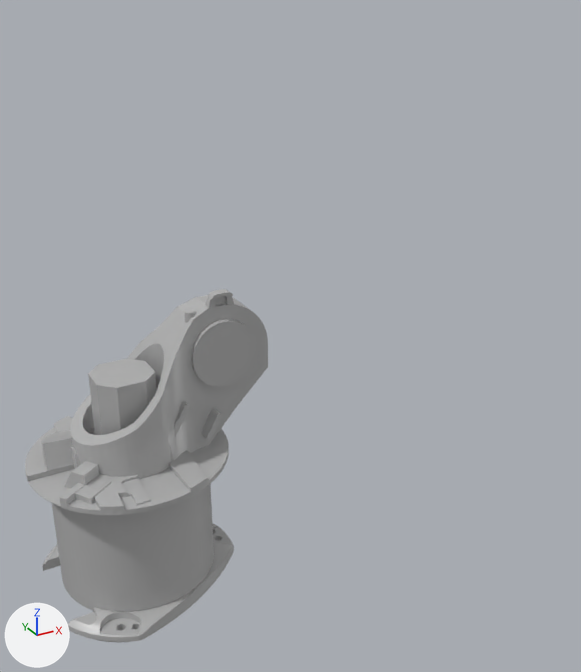
Renders of the COLLADA model roboter/Alle_teile.dae from each side of a commit.
Before and after are seen from a 50 mm lens placed at (-5.2, -18.6, 15.7), pointed at (4.9, -0.2, 6.5). Arrows for +X, +Y and +Z are at lower left; the lights stay in place. Where no turn or scale is listed for an object, it has been applied to the vertices.

Names of what the first picture shows: 'Arm', 'Foot', 'Motor'.
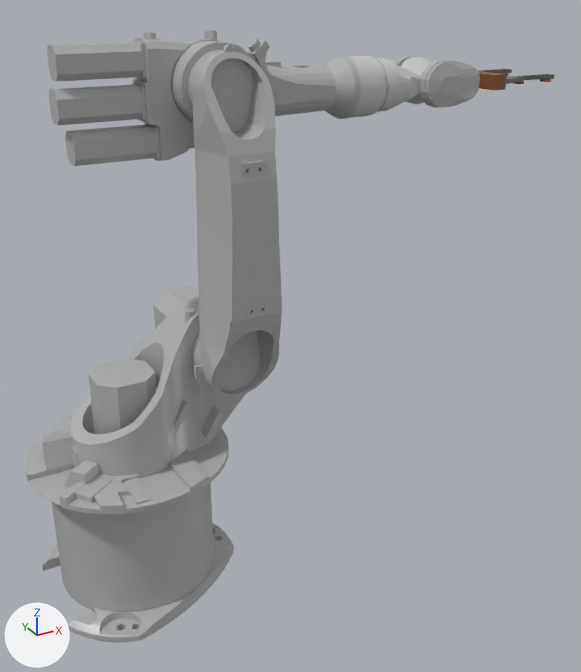
Pixel boxes (x1, y1, x2, y2) of what changed, in the pictures (581 x 672 px):
'Arm', moved: before (25, 289, 268, 515); after (25, 296, 246, 514)
'Arm2', added: after (190, 45, 282, 397)
'Arm3', added: after (132, 30, 361, 161)
'Minimotor1', added: after (47, 41, 146, 82)
'Minimotor2', added: after (49, 84, 145, 125)
'Arm4', added: after (347, 56, 432, 118)
'Minimotor3', added: after (65, 123, 159, 166)
'Arm5', added: after (397, 56, 480, 108)
'Motor_mitte', now drawn: after (153, 285, 199, 328)
'Greifer', added: after (478, 71, 506, 90)
'Arm_rechts', added: after (498, 73, 554, 89)
'Arm_links', added: after (479, 69, 512, 74)
'Cylinder_003_002', added: after (540, 74, 551, 82)
'Cylinder_002_002', added: after (513, 76, 524, 84)

Edits to the bpy script that builds the scene:
```text
Add mat_halter:
    mat_halter = bpy.data.materials.new('Halter')
    # nodes: BsdfPrincipled, Mix, OutputMaterial, VertexColor
    # colours: brown #8e5432
Add mat_black_001:
    mat_black_001 = bpy.data.materials.new('Black_001')
    mat_black_001.use_nodes = True; mat_black_001.node_tree.nodes.clear()
    _N = mat_black_001.node_tree.nodes; _L = mat_black_001.node_tree.links
    n0 = _N.new('ShaderNodeBsdfPrincipled'); n0.name = 'Principled BSDF'
    n0.inputs[2].default_value = 0.44  # 'Roughness'
    n1 = _N.new('ShaderNodeOutputMaterial'); n1.name = 'Material Output'
    n2 = _N.new('ShaderNodeVertexColor'); n2.name = 'Color Attribute'
    n2.layer_name = 'Col'
    _L.new(n0.outputs[0], n1.inputs[0])  # 'BSDF' to 'Surface'
    _L.new(n2.outputs[0], n0.inputs[0])  # 'Color' to 'Base Color'
Add mat_material_007:
    mat_material_007 = bpy.data.materials.new('Material_007')
    # nodes: BsdfPrincipled, Mix, OutputMaterial, VertexColor
    # colours: orange #be8260
Change ob_arm:
    ob_arm.location: (0.0, 0.0, -2.64) -> (0.0, 0.0, 0.0)
Add ob_minimotor3:
    ob_minimotor3 = bpy.data.objects.new('Minimotor3', me_minimotor3)  # 24 vertices, 44 faces; spans x -0.7..1.27, y -0.36..0.36, z 11.91..12.64; in mat_mymaterial_013 (grey #b3b3b3)
    ob_minimotor3.location = (0.0, 0.0, 0.0)
Add ob_minimotor2:
    ob_minimotor2 = bpy.data.objects.new('Minimotor2', me_minimotor2)  # 24 vertices, 44 faces; spans x -0.96..1.0, y -0.36..0.36, z 12.84..13.56; in mat_mymaterial_012 (grey #b3b3b3)
    ob_minimotor2.location = (0.0, 0.0, 0.0)
Add ob_minimotor1:
    ob_minimotor1 = bpy.data.objects.new('Minimotor1', me_minimotor1)  # 24 vertices, 44 faces; spans x -0.89..1.08, y -0.36..0.36, z 13.76..14.49; in mat_mymaterial_011 (grey #b3b3b3)
    ob_minimotor1.location = (0.0, 0.0, 0.0)
Add ob_cylinder_003_002:
    ob_cylinder_003_002 = bpy.data.objects.new('Cylinder_003_002', me_cylinder_007)  # 224 vertices, 440 faces; spans x -3.17..3.17, y -3.17..3.17, z -1.79..1.0; in mat_black_004 (black #252525)
    ob_cylinder_003_002.parent = ob_arm_rechts
    ob_cylinder_003_002.location = (-48.7, -1.403, 0.0032)
    ob_cylinder_003_002.scale = (-1.22, 0.247, 0.359)
Add ob_arm_rechts:
    ob_arm_rechts = bpy.data.objects.new('Arm_rechts', me_cube_005)  # 44 vertices, 74 faces; spans x -54.6..2.6, y -2.0..0.5, z -1.0..1.0; in mat_material_002 (dark grey #676767)
    ob_arm_rechts.parent = ob_greifer
    ob_arm_rechts.location = (1.202, -3.123, -0.0136)
    ob_arm_rechts.rotation_euler = (0.0, 0.0, -3.142)  # degrees (0, 0, -180)
    ob_arm_rechts.scale = (0.203, 0.764, 1.0)
Add ob_greifer:
    ob_greifer = bpy.data.objects.new('Greifer', me_greifer_haupt)  # 87 vertices, 170 faces; spans x -1.07..0.93, y -3.67..3.67, z -0.99..1.01
    ob_greifer.parent = ob_arm5
    ob_greifer.location = (169.7, -1.256, 0.663)
    ob_greifer.scale = (20.0, 30.0, 20.0)
Add ob_arm5:
    ob_arm5 = bpy.data.objects.new('Arm5', me_arm5)  # 820 vertices, 1636 faces; spans x -59.0..148.0, y -96.0..104.0, z -60.0..60.0; in mat_mymaterial_008 (grey #b3b3b3)
    ob_arm5.parent = ob_arm4
    ob_arm5.location = (97.02, -6.175, 0.0228)
Add ob_arm4:
    ob_arm4 = bpy.data.objects.new('Arm4', me_arm4)  # 1820 vertices, 3636 faces; spans x -169.0..162.0, y -85.0..69.0, z -77.0..77.0; in mat_mymaterial (light grey #c5c5c5)
    ob_arm4.parent = ob_arm3
    ob_arm4.location = (571.1, 34.38, -35.25)
Add ob_arm3:
    ob_arm3 = bpy.data.objects.new('Arm3', me_arm3)  # 1803 vertices, 3602 faces; spans x -159.0..402.0, y -91.0..105.0, z -173.0..115.0; in mat_mymaterial_007 (grey #b3b3b3)
    ob_arm3.parent = ob_motor_oben
    ob_arm3.location = (0.0000305, -124.9, 0.0)
Add ob_motor_oben:
    ob_motor_oben = bpy.data.objects.new('Motor_oben', me_motor_oben)  # 24 vertices, 44 faces; spans x -89.0..89.0, y -62.0..114.0, z -89.0..89.0; in mat_mymaterial_015 (grey #b3b3b3)
    ob_motor_oben.parent = ob_arm2
    ob_motor_oben.location = (-0.273, 268.5, 680.0)
Add ob_arm2:
    ob_arm2 = bpy.data.objects.new('Arm2', me_arm2)  # 1012 vertices, 2020 faces; spans x -110.0..110.0, y -106.0..93.0, z -91.0..773.0; in mat_mymaterial_010_001 (grey #b3b3b3)
    ob_arm2.parent = ob_motor_mitte
    ob_arm2.location = (-0.0000305, -293.9, -0.000183)
Add ob_motor_mitte:
    ob_motor_mitte = bpy.data.objects.new('Motor_mitte', me_motor_mitte)  # 24 vertices, 44 faces; spans x -78.0..78.0, y -72.0..126.0, z -78.0..77.0; in mat_mymaterial_014 (grey #b3b3b3)
    ob_motor_mitte.parent = ob_arm
    ob_motor_mitte.location = (260.1, 123.8, 675.2)
Add ob_cylinder_002_002:
    ob_cylinder_002_002 = bpy.data.objects.new('Cylinder_002_002', me_cylinder_006)  # 224 vertices, 440 faces; spans x -3.17..3.17, y -3.17..3.17, z -1.79..1.0; in mat_black_003 (black #1a1a1a)
    ob_cylinder_002_002.parent = ob_arm_rechts
    ob_cylinder_002_002.location = (-22.67, -1.403, 0.0032)
    ob_cylinder_002_002.scale = (-1.22, 0.247, 0.359)
Add ob_cylinder_002:
    ob_cylinder_002 = bpy.data.objects.new('Cylinder_002', me_cylinder_006.copy())
    ob_cylinder_002.parent = ob_arm_links
    ob_cylinder_002.location = (-22.67, -1.403, 0.00321)
    ob_cylinder_002.scale = (-1.22, 0.247, 0.359)
Add ob_arm_links:
    ob_arm_links = bpy.data.objects.new('Arm_links', me_cube_002)  # 44 vertices, 74 faces; spans x -54.6..2.6, y -2.0..0.5, z -1.0..1.0; in mat_material_002 (dark grey #676767)
    ob_arm_links.parent = ob_greifer
    ob_arm_links.location = (1.202, 2.807, -0.0136)
    ob_arm_links.rotation_euler = (0.0, 0.0, -3.142)  # degrees (0, 0, -180)
    ob_arm_links.scale = (0.203, 0.764, 1.0)
Add ob_cylinder_003:
    ob_cylinder_003 = bpy.data.objects.new('Cylinder_003', me_cylinder_007.copy())
    ob_cylinder_003.parent = ob_arm_links
    ob_cylinder_003.location = (-48.7, -1.403, 0.00321)
    ob_cylinder_003.scale = (-1.22, 0.247, 0.359)
```
